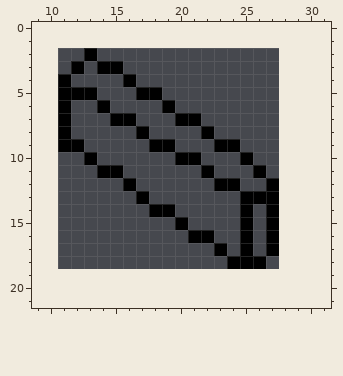
A pixel-art sprite gets an edit: entities/player/paddle/paddle_topright.png. Above is the file before it was changed.
The file is 17x17 pixels. Shown: x 9..31, y 0..21. The old version is drawn lined up with the new one, on the new canvas.
The result:
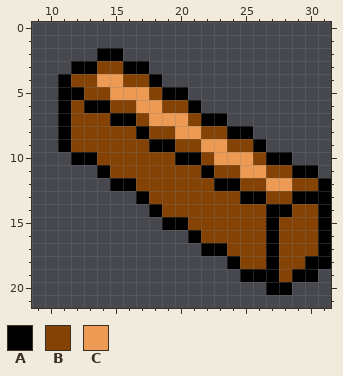
Palette (. is transparent): A #000000  B #844204  C #ec9a54
The edit:
canvas 17x17 -> 32x32, the old top-left corner now at 11,2
y 2: x 13..15 A.. -> .AA
y 3: x 13..17 .AA.. -> ABBAA
y 4: x 12..18 ....A.. -> BBCCBBA
y 5: x 13..20 A...AA.. -> BBCCCBAA
y 6: x 12..13 .. -> BA; x 15..21 ....A.. -> BBCCBBA
y 7: x 12..14 ... -> BBB; x 17..23 ...AA.. -> BCCCBAA
y 8: x 12..16 ..... -> BBBBB; x 18..25 ....A... -> BBCCBBAA
y 9: x 12..17 A..... -> BBBBBB; x 20..26 ...AA.. -> BBCCBBA
y 10: x 12 . -> A; x 14..19 ...... -> BBBBBB; x 22..28 ...A... -> BCCCBAA
y 11: x 15..21 A...... -> BBBBBBB; x 23..30 ...A.... -> BBCCBBAA
y 12: x 15 . -> A; x 17..22 ...... -> BBBBBB; x 25..31 ..A.... -> BBCCBBA
y 13: x 18..24 ....... -> BBBBBBB; x 27..31 A.... -> BBAAA
y 14: x 19..26 A.....A. -> BBBBBBBB; x 28..31 .... -> ABBA
y 15: x 19 . -> A; x 21..26 ....A. -> BBBBBB; x 28..31 .... -> BBBA
y 16: x 22..26 A..A. -> BBBBB; x 28..31 .... -> BBBA
y 17: x 22 . -> A; x 24..26 .A. -> BBB; x 28..31 .... -> BBBA
y 18: x 25..31 AA..... -> BBABBAA
y 19: x 25..30 ...... -> AAABAA
y 20: x 27..28 .. -> AA
Boxes around the changes in both pictures, in picture pixels (x1, y1, x2, y2):
changed: (71, 48, 331, 295)
